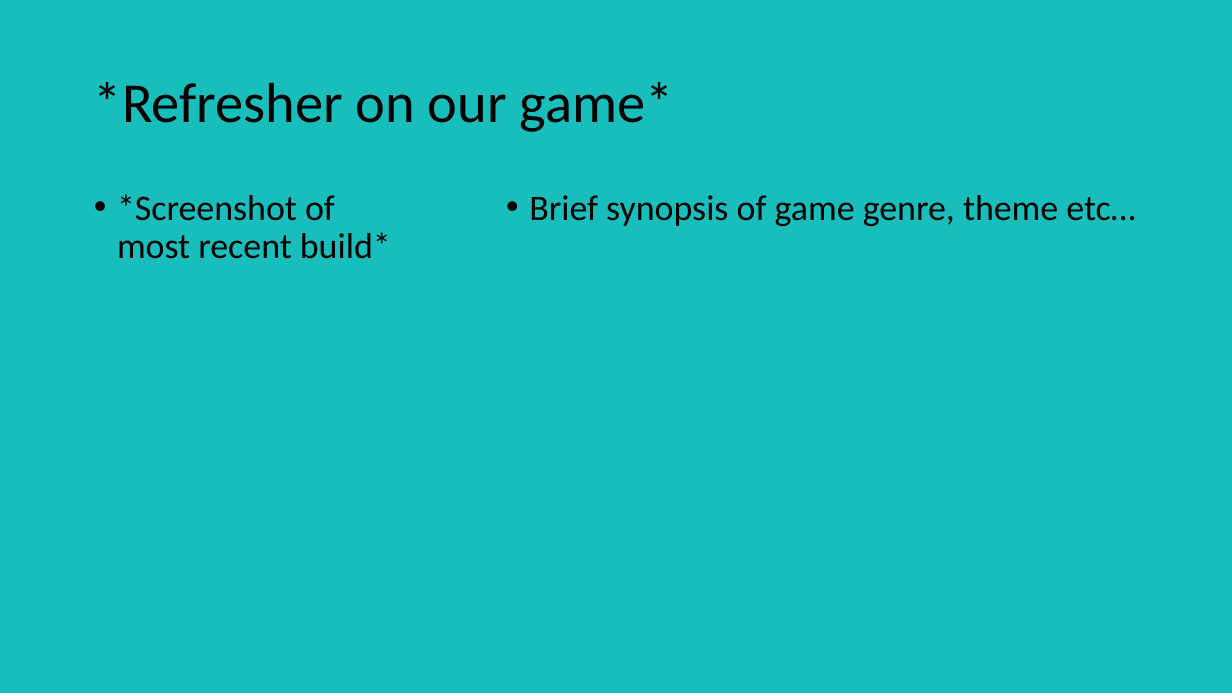
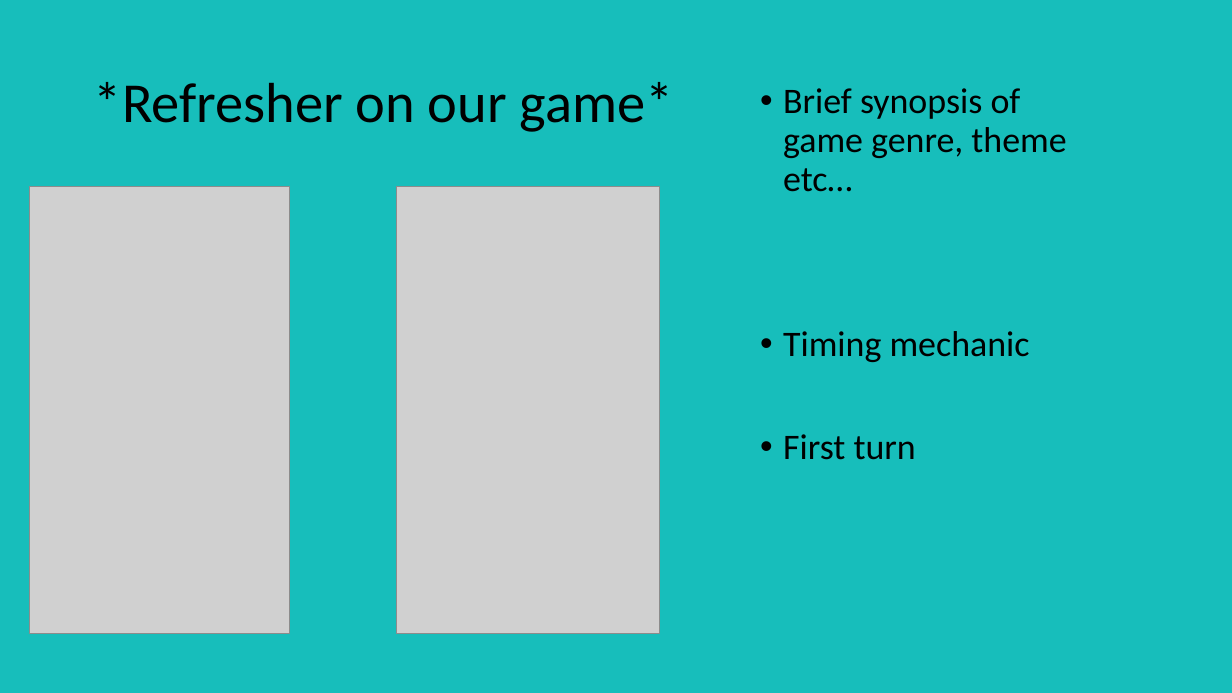
Before and after one commit to UoSGroupProjects1718/mgp-mgp-group-6, a slide deck: slide 2 of Pitch Presentations/Second Pitch Template.pptx. Drawn at 1232x693 pixels with LibreOffice and Linux fonts; fonts in the diff are those of the drawing; grey boxes stand for pictures. Boxes give left, top, right and bottom in pixels: in the first picture for what was removed or moved away, otherwise in the second. Text is boxed around its words. In the diff, an @@ line names an element or a change of style, - is before the commit and + after.

```diff
--- a/Pitch Presentations/Second Pitch Template.pptx
+++ b/Pitch Presentations/Second Pitch Template.pptx
@@ text "Brief synopsis of game genre, ..." rewrapped from (529, 195, 1135, 226) to (783, 88, 1066, 192) @@
@@ picture added at (30, 187, 289, 634) @@
@@ text removed at (117, 194, 391, 259) @@
-• *Screenshot of most recent build*
@@ picture added at (396, 187, 659, 634) @@
@@ text added at (783, 331, 1030, 460), 28 pt, text #000000 @@
+• Timing mechanic
+• First turn
```
Also in this commit, not shown: 2 other slides changed, 2 slides added.
